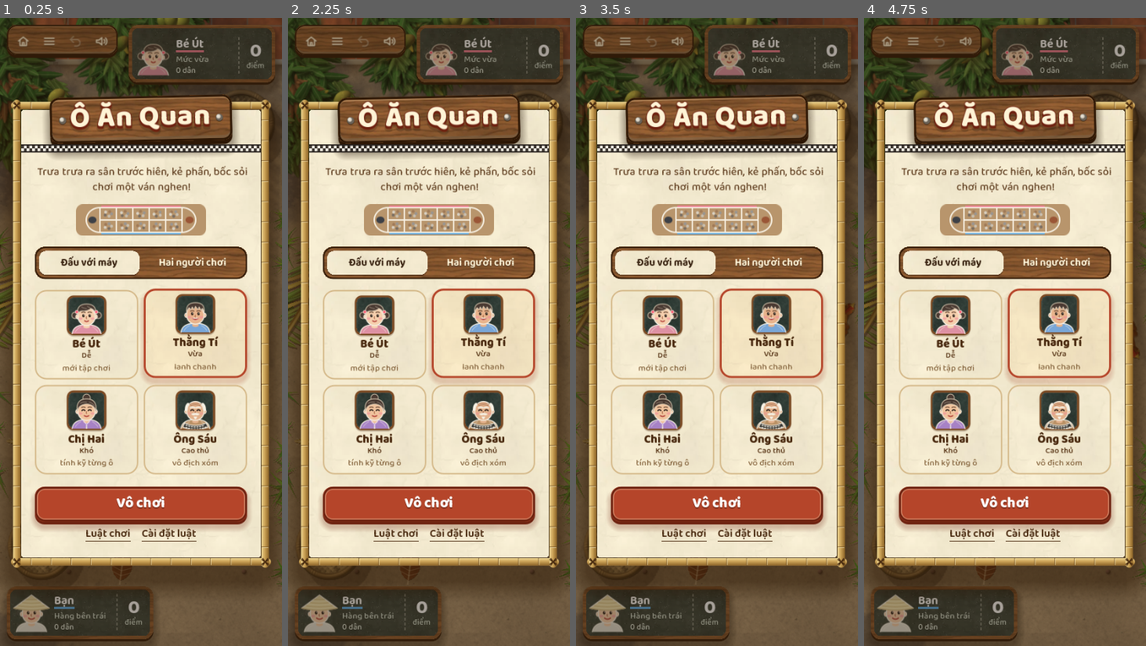
Above: before the commit, frames 1-4 (left to right).
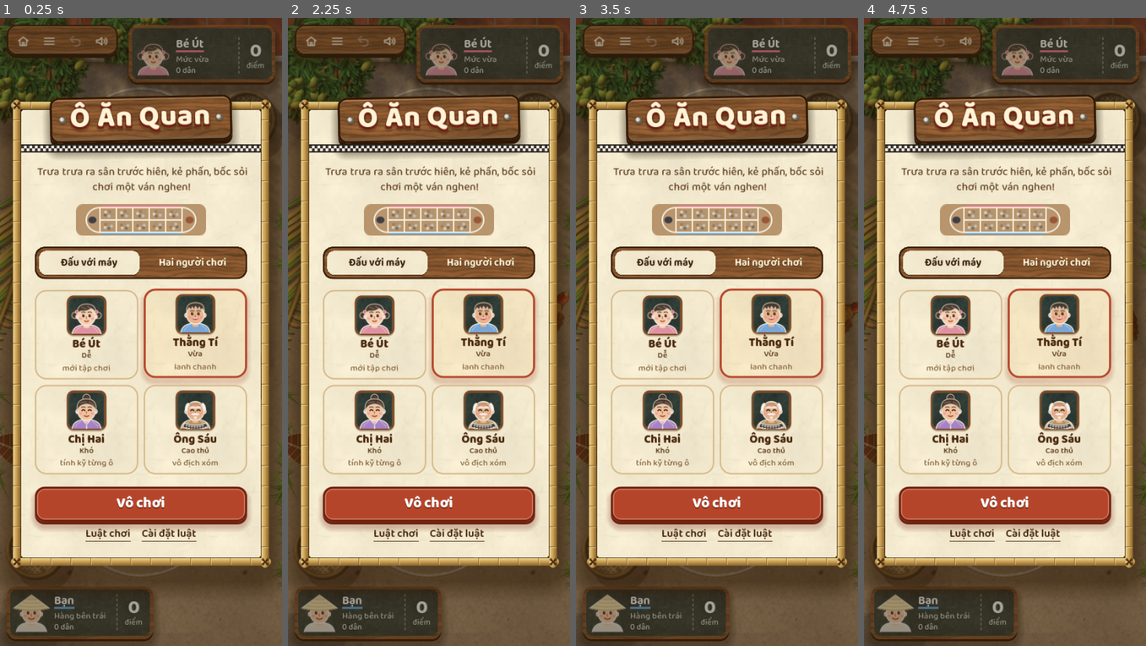
Above: after the commit, the same moments.

Repository: holinhcz/vu-mua
Game: Godot game, scene res://main.tscn
The game is run twice, just before and just after one commit, with the same random seed, the same clock (stepped at 60 frames per second) and the same inputs.
Inputs (mouse positions are in pixels of both pictures, inside the frame that each line leads up to):
- Up to frame 1 (0.25 s): no input
- Up to frame 2 (2.25 s): tap Enter at 0.5 s; drag from (429, 332) to (457, 193) at 0.52 s; drag from (429, 332) to (414, 457) at 1.27 s; move the mouse to (457, 193) at 2.02 s; hold Right from 2.03 s (still down); tap Z at 2.1 s
- Up to frame 3 (3.5 s): release Right at 2.75 s; drag from (702, 457) to (632, 237) at 2.77 s
- Up to frame 4 (4.75 s): tap Space at 3.5 s; move the mouse to (1089, 426) at 3.52 s; hold Left 3.53-4.25 s; tap 5 at 3.6 s; tap Enter at 4.25 s; drag from (920, 237) to (962, 175) at 4.27 s

The runs differ from the first frame. In frame 1, 3.4% of the frame differs, in the area x 0-100%, y 0-90%; in frame 2, 3.5%; in frame 3, 3.5%; in frame 4, 3.5%.

Commit message:
Ô ăn quan riêng: chỉ màn ngang rất dài (1980x900) mới thu bàn cho tán, màn khác giữ cỡ bàn cũ
Co-Authored-By: Claude Opus 5.5 <noreply@anthropic.com>
Claude-Session: https://claude.ai/code/session_01TQanobV4trnR46FjZ3o1gf

Diff:
--- a/src/oaq/logic/oq/oq_game.gd
+++ b/src/oaq/logic/oq/oq_game.gd
@@ -184,12 +184,13 @@
 	L.cards = [c0, c1]
 	L.tools = hud.tools_rect()
 	var ch := maxf(maxf(c0.size.y, c1.size.y), 44.0)
-	# Link 11-22 "nhỏ lại chút tán ló ra to hơn": bàn thu nhỏ từng nấc (tối đa 15%) tới khi lá xoài thấy được đủ nhiều
+	# Link 11-22 "nhỏ lại chút tán ló ra to hơn" (chỉ màn 1980x900): bàn thu nhỏ từng nấc (tối đa 20%) tới khi lá xoài thấy được đủ nhiều
 	var vis := Rect2(0, (L.tools as Rect2).end.y, W, H - (L.tools as Rect2).end.y)
 	var want := W * H * 0.07
 	var best_f := 1.0
 	var best_a := -1.0
-	for f in [1.0, 0.95, 0.9, 0.85, 0.8]:
+	# chỉ màn ngang rất dài (như 1980x900) mới thu bàn; màn khác giữ cỡ bàn cũ (Link 11-22 "bảo làm 1980x900 thôi")
+	for f in ([1.0, 0.95, 0.9, 0.85, 0.8] if W > H * 2.0 else [1.0]):
 		var a := _place(f, W, H, c0, c1, ch, vis)
 		if a > best_a * 1.15:
 			best_a = a
